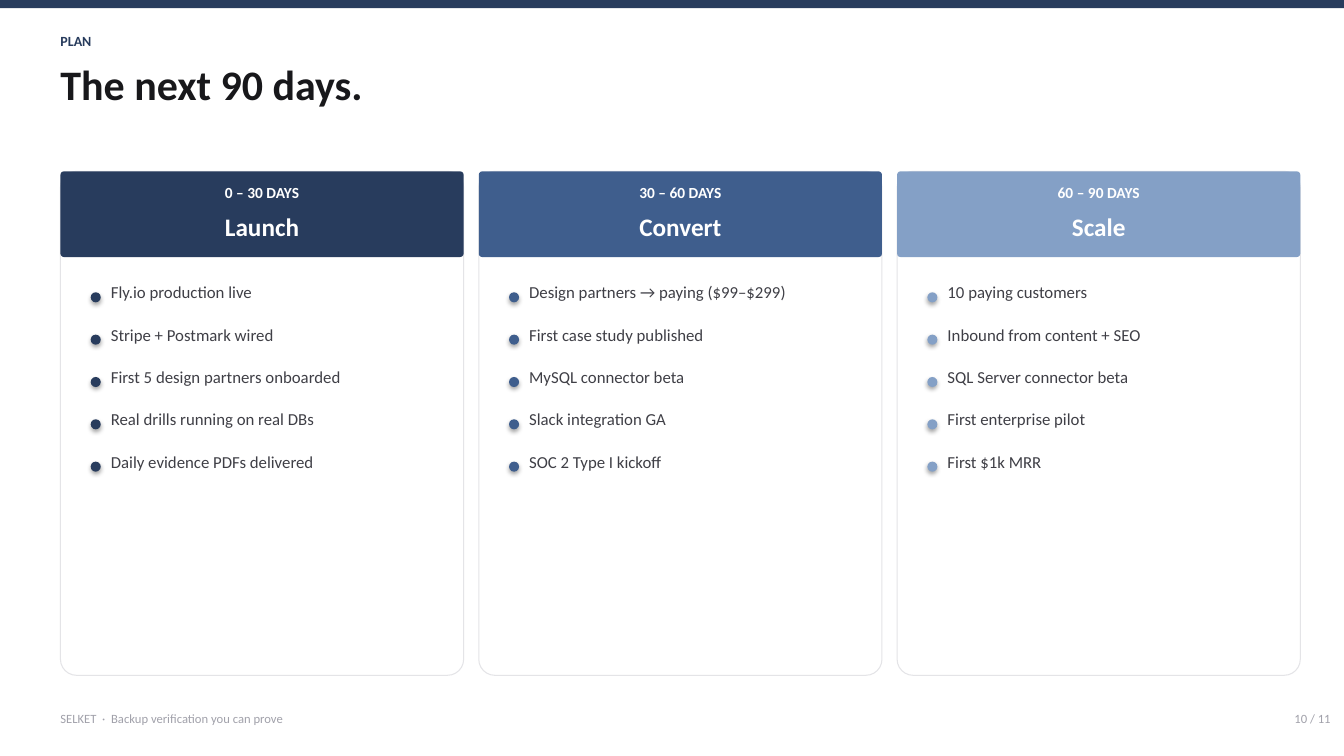
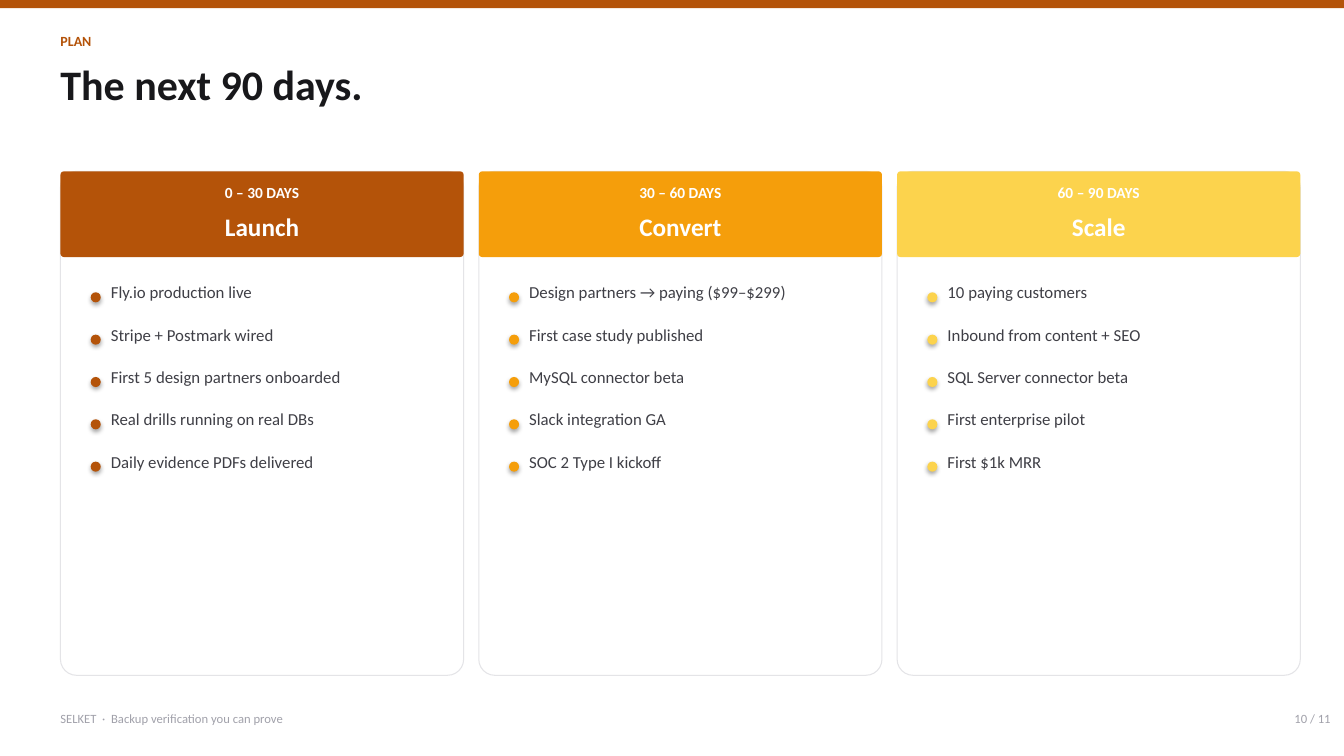
Before and after one commit to PreShotCome/Dokas, a slide deck: slide 10 of docs/presentations/Selket_Investor_Deck.pptx. Drawn at 1344x756 pixels with LibreOffice and Linux fonts; fonts in the diff are those of the drawing. Boxes give left, top, right and bottom in pixels: in the first picture for what was removed or moved away, otherwise in the second. Text is boxed around its words. In the diff, an @@ line names an element or a change of style, - is before the commit and + after.

```diff
--- a/docs/presentations/Selket_Investor_Deck.pptx
+++ b/docs/presentations/Selket_Investor_Deck.pptx
@@ text "PLAN" at bbox=[60, 37, 91, 46]: text colour #283C5D to #B45309 @@
@@ fill #283C5D to #B45309 in 7 elements at bbox=[0, 0, 1344, 8], bbox=[60, 171, 464, 257], bbox=[91, 292, 101, 302], bbox=[91, 335, 101, 345], bbox=[91, 377, 101, 387], bbox=[91, 419, 101, 430], bbox=[91, 462, 101, 472] @@
@@ fill #3F5E8D to #F59E0B in 6 elements at bbox=[479, 171, 882, 257], bbox=[509, 292, 519, 302], bbox=[509, 335, 519, 345], bbox=[509, 377, 519, 387], bbox=[509, 419, 519, 430], bbox=[509, 462, 519, 472] @@
@@ fill #84A0C6 to #FCD34D in 6 elements at bbox=[897, 171, 1301, 257], bbox=[928, 292, 938, 302], bbox=[928, 335, 938, 345], bbox=[928, 377, 938, 387], bbox=[928, 419, 938, 430], bbox=[928, 462, 938, 472] @@
```
Also in this commit, not shown: 10 other slides changed, 6 other files.
